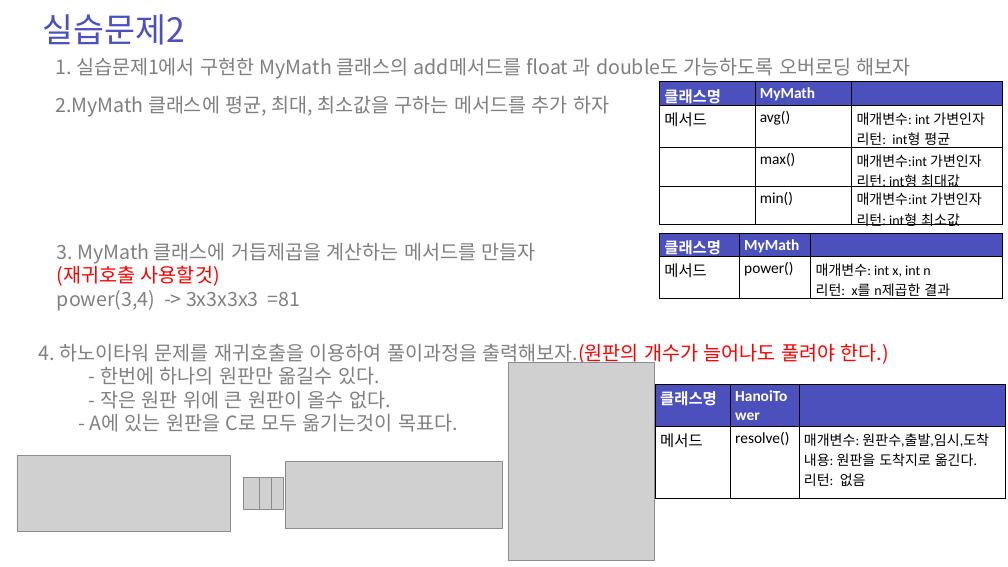
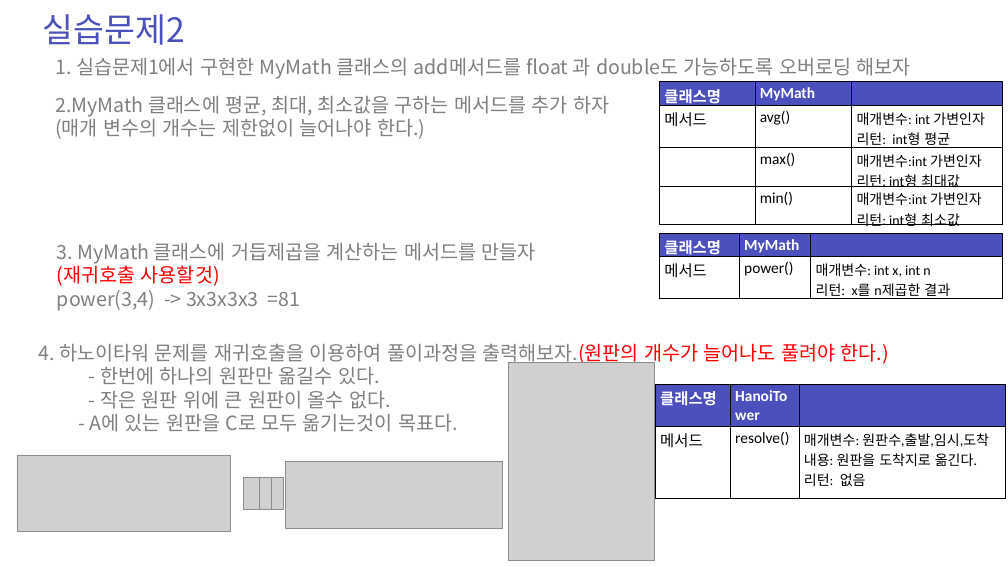
Before and after one commit to zest132/JavaLecture, a slide deck: slide 46 of JavaLecture/LectureFile/java 6강.pptx. Drawn at 1008x567 pixels with LibreOffice and Linux fonts; fonts in the diff are those of the drawing; grey boxes stand for pictures. Boxes give left, top, right and bottom in pixels: in the first picture for what was removed or moved away, otherwise in the second. Text is boxed around its words. In the diff, an @@ line names an element or a change of style, - is before the commit and + after.

```diff
--- a/JavaLecture/LectureFile/java 6강.pptx
+++ b/JavaLecture/LectureFile/java 6강.pptx
@@ text at [55, 115, 425, 139]: paragraph added @@
+(매개 변수의 개수는 제한없이 늘어나야 한다.)
```
Also in this commit, not shown: 4 other files.
